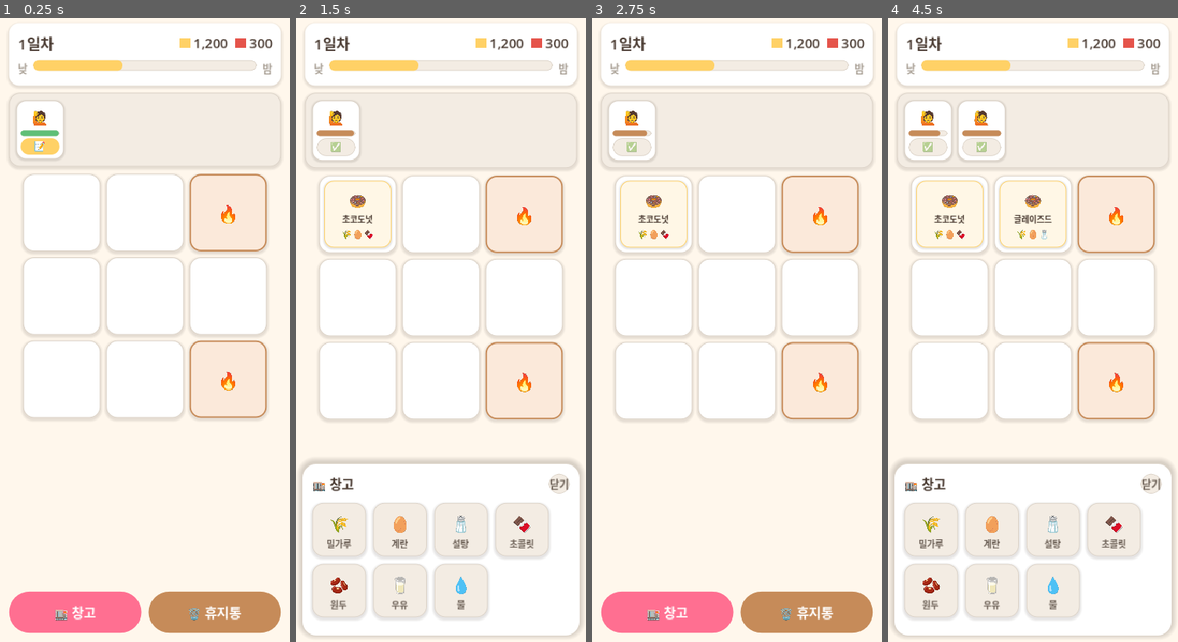
Above: before the commit, frames 1-4 (left to right).
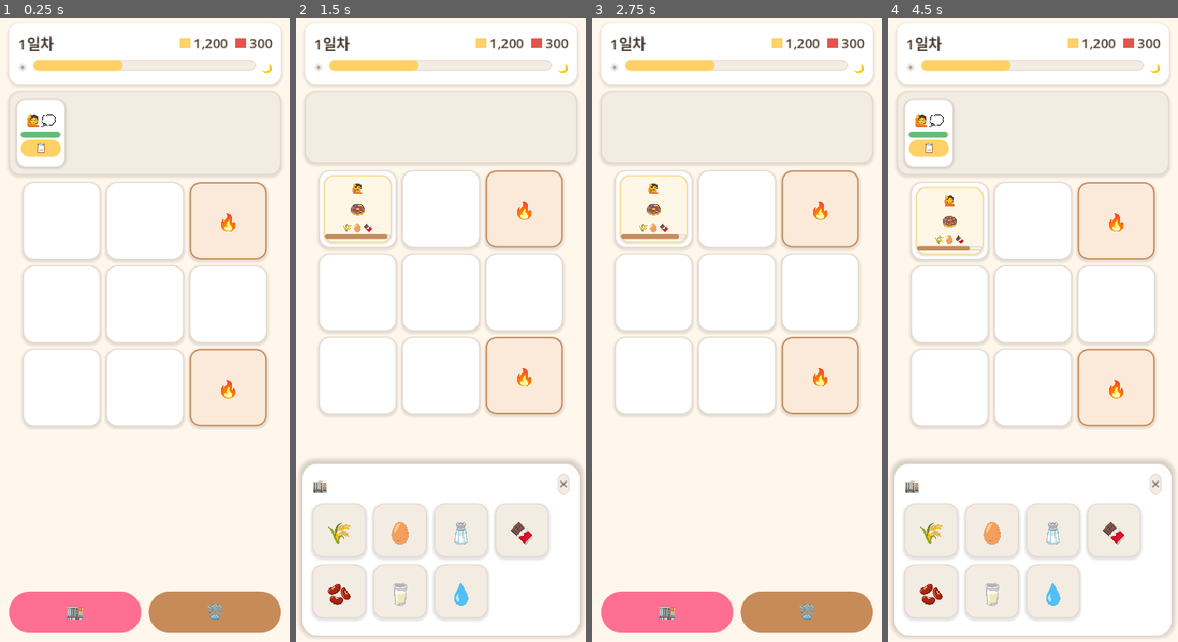
Above: after the commit, the same moments.

Repository: yellyB/game-slot-kitchen
Game: Godot game, scene res://scenes/Main.tscn
The game is run twice, just before and just after one commit, with the same random seed, the same clock (stepped at 60 frames per second) and the same inputs.
Inputs (mouse positions are in pixels of both pictures, inside the frame that each line leads up to):
- Up to frame 1 (0.25 s): no input
- Up to frame 2 (1.5 s): click (336, 149) at 0.5 s, where only the run before the commit has a clickable "📝"; click "🏬 창고" (after the commit: "🏬") at 1.25 s
- Up to frame 3 (2.75 s): click (855, 486) at 2 s, where only the run before the commit has a clickable "닫기"
- Up to frame 4 (4.5 s): click "🗑️ 휴지통" (after the commit: "🗑️") at 2.75 s; click "🏬 창고" (after the commit: "🏬") at 3.5 s; click (980, 149) at 4.25 s, where only the run before the commit has a clickable "📝"

The runs differ from the first frame. In frame 1, 6.3% of the frame differs, in the area x 3-97%, y 6-97%; in frame 2, 8.1%; in frame 3, 6.8%; in frame 4, 12%.

Commit message:
feat: 손님=주문 카드 통합 + 인포그래픽 아이콘화
손님과 주문서를 하나의 엔티티로. 큐 손님은 메뉴 비공개(💭+📋 주문확인
버튼)만, 주문확인 시 큐에서 사라지고 다음 빈 슬롯의 주문 카드로 이동
(얼굴+음식대기 게이지+메뉴 공개). 음식대기 인내심 0이면 카드=손님 통째로
사라짐(슬롯 회복). 인내심 2단계는 Customer(주문대기)/OrderCard(음식대기)로 분리.

인포그래픽 우선: 재료 카드·창고 타일 아이콘만(이름 제거), 버튼 🏬/🗑️,
닫기 ✕, 낮·밤 ☀️🌙.

Co-Authored-By: Claude Opus 4.8 (1M context) <noreply@anthropic.com>

Diff:
--- a/scripts/customer.gd
+++ b/scripts/customer.gd
@@ -1,38 +1,29 @@
 class_name Customer
 extends PanelContainer
-## 손님 큐 카드 — 얼굴 + 인내심 게이지 + 쪽지.
+## 대기열(큐)의 손님. 메뉴는 비공개 — "뭔가 원함(💭)" + 주문확인 버튼(📋)만.
+## 주문 확인 → 슬롯에 주문 카드가 생기고 손님은 큐에서 사라짐(주문 카드로 "이동").
 ##
-## 인내심은 2단계 별도 타이머 (항상 닳음, 정지 없음):
-##   1) 주문 대기(WAITING_ORDER): 쪽지 탭 전까지. 0이면 퇴장(주문 못 받음).
-##   2) 음식 대기(WAITING_DISH): 주문받는 순간 새로 가득 시작 → 서빙까지. 0이면 퇴장.
-## → 1단계를 최대한 버틴 뒤 주문받는 게 총 체류시간 이득(리셋 때문).
+## 인내심(주문 대기)은 여기서만 닳음. 0이면 퇴장(주문 못 받음).
+## 음식 대기 인내심은 OrderCard가 담당(별개 타이머). [[two-phase-patience]]
 
-signal note_tapped(customer: Customer)
+signal confirm_pressed(customer: Customer)
 signal expired(customer: Customer)
 
-enum Phase { WAITING_ORDER, WAITING_DISH }
-
 const PATIENCE_ORDER := 15.0  # 주문 대기 (초) — 나중에 config.gd로
-const PATIENCE_DISH := 20.0   # 음식 대기 (초)
-const LOW_FRAC := 0.3         # 이 이하로 남으면 게이지 빨강
+const LOW_FRAC := 0.3
 
 var recipe_id: String
-var order_taken := false
 
-var _phase := Phase.WAITING_ORDER
 var _time_left := PATIENCE_ORDER
-var _max := PATIENCE_ORDER
 var _done := false
-var _fill_color := Palette.SUCCESS
-
+var _fill := Palette.SUCCESS
 var _gauge: ProgressBar
-var _note: Button
 
 func setup(id: String) -> void:
 	recipe_id = id
 
 func _ready() -> void:
-	custom_minimum_size = Vector2(64, 76)
+	custom_minimum_size = Vector2(66, 92)
 	var s := StyleBoxFlat.new()
 	s.bg_color = Palette.WHITE
 	s.set_corner_radius_all(12)
@@ -53,33 +44,33 @@
 	v.add_theme_constant_override("separation", 3)
 	pad.add_child(v)
 
+	# 얼굴 + "뭔가 원함" 힌트(💭) — 메뉴는 숨김
 	var face := Label.new()
-	face.text = "🙋"
+	face.text = "🙋💭"
 	face.mouse_filter = Control.MOUSE_FILTER_IGNORE
-	face.add_theme_font_size_override("font_size", 22)
+	face.add_theme_font_size_override("font_size", 20)
 	face.horizontal_alignment = HORIZONTAL_ALIGNMENT_CENTER
 	v.add_child(face)
 
 	_gauge = ProgressBar.new()
 	_gauge.min_value = 0
-	_gauge.max_value = _max
-	_gauge.value = _time_left
+	_gauge.max_value = PATIENCE_ORDER
+	_gauge.value = PATIENCE_ORDER
 	_gauge.show_percentage = false
 	_gauge.custom_minimum_size = Vector2(0, 8)
 	_gauge.add_theme_stylebox_override("background", _pill(Palette.GRAY100, Palette.GRAY300))
-	_gauge.add_theme_stylebox_override("fill", _pill(_fill_color))
+	_gauge.add_theme_stylebox_override("fill", _pill(_fill))
 	v.add_child(_gauge)
 
-	_note = Button.new()
-	_note.text = "📝"
-	_note.add_theme_font_size_override("font_size", 15)
-	_note.add_theme_color_override("font_color", Palette.TEXT)
-	_note.add_theme_stylebox_override("normal", _pill(Palette.ACCENT))
-	_note.add_theme_stylebox_override("hover", _pill(Palette.ACCENT.lightened(0.12)))
-	_note.add_theme_stylebox_override("pressed", _pill(Palette.ACCENT.darkened(0.1)))
-	_note.add_theme_stylebox_override("disabled", _pill(Palette.GRAY100, Palette.GRAY300))
-	_note.pressed.connect(func(): note_tapped.emit(self))
-	v.add_child(_note)
+	# 주문 확인 버튼 (아이콘)
+	var confirm := Button.new()
+	confirm.text = "📋"
+	confirm.add_theme_font_size_override("font_size", 16)
+	confirm.add_theme_stylebox_override("normal", _pill(Palette.ACCENT))
+	confirm.add_theme_stylebox_override("hover", _pill(Palette.ACCENT.lightened(0.12)))
+	confirm.add_theme_stylebox_override("pressed", _pill(Palette.ACCENT.darkened(0.1)))
+	confirm.pressed.connect(func(): confirm_pressed.emit(self))
+	v.add_child(confirm)
 
 
 func _process(delta: float) -> void:
@@ -87,33 +78,14 @@
 		return
 	_time_left -= delta
 	_gauge.value = _time_left
-	_refresh_fill()
+	var col := Palette.DANGER if _time_left <= PATIENCE_ORDER * LOW_FRAC else Palette.SUCCESS
+	if col != _fill:
+		_fill = col
+		_gauge.add_theme_stylebox_override("fill", _pill(col))
 	if _time_left <= 0.0:
 		_done = true
 		set_process(false)
 		expired.emit(self)
-
-
-## 주문받음 → 음식 대기 단계로 전환, 인내심 새로 가득.
-func mark_order_taken() -> void:
-	order_taken = true
-	_note.disabled = true
-	_note.text = "✅"
-
-	_phase = Phase.WAITING_DISH
-	_max = PATIENCE_DISH
-	_time_left = PATIENCE_DISH
-	_gauge.max_value = _max
-	_gauge.value = _time_left
-	_refresh_fill()
-
-
-func _refresh_fill() -> void:
-	var base := Palette.SUCCESS if _phase == Phase.WAITING_ORDER else Palette.SUB
-	var col := Palette.DANGER if _time_left <= _max * LOW_FRAC else base
-	if col != _fill_color:
-		_fill_color = col
-		_gauge.add_theme_stylebox_override("fill", _pill(col))
 
 
 func _pill(bg: Color, border: Color = Color.TRANSPARENT) -> StyleBoxFlat:
--- a/scripts/ingredient_card.gd
+++ b/scripts/ingredient_card.gd
@@ -15,25 +15,12 @@
 	return str(Ingredients.get_def(ing_id).get("icon", "?"))
 
 func _build_content() -> void:
-	var def := Ingredients.get_def(ing_id)
-
-	var v := VBoxContainer.new()
-	v.mouse_filter = Control.MOUSE_FILTER_IGNORE
-	v.alignment = BoxContainer.ALIGNMENT_CENTER
-	v.add_theme_constant_override("separation", 2)
-	add_child(v)
-
+	# 인포그래픽 우선 — 아이콘만(이름 텍스트 없음). [[infographic-not-text]]
 	var icon := Label.new()
-	icon.text = str(def.get("icon", "?"))
+	icon.text = str(Ingredients.get_def(ing_id).get("icon", "?"))
 	icon.mouse_filter = Control.MOUSE_FILTER_IGNORE
-	icon.add_theme_font_size_override("font_size", 30)
+	icon.add_theme_font_size_override("font_size", 40)
 	icon.horizontal_alignment = HORIZONTAL_ALIGNMENT_CENTER
-	v.add_child(icon)
-
-	var name_lbl := Label.new()
-	name_lbl.text = str(def.get("name", ing_id))
-	name_lbl.mouse_filter = Control.MOUSE_FILTER_IGNORE
-	name_lbl.add_theme_font_size_override("font_size", 13)
-	name_lbl.add_theme_color_override("font_color", Palette.TEXT)
-	name_lbl.horizontal_alignment = HORIZONTAL_ALIGNMENT_CENTER
-	v.add_child(name_lbl)
+	icon.vertical_alignment = VERTICAL_ALIGNMENT_CENTER
+	icon.set_anchors_and_offsets_preset(Control.PRESET_FULL_RECT)
+	add_child(icon)
--- a/scripts/ingredient_tile.gd
+++ b/scripts/ingredient_tile.gd
@@ -14,28 +14,15 @@
 	toggle_mode = false
 	_apply_style()
 
-	var v := VBoxContainer.new()
-	v.mouse_filter = Control.MOUSE_FILTER_IGNORE
-	v.set_anchors_and_offsets_preset(Control.PRESET_FULL_RECT)
-	v.alignment = BoxContainer.ALIGNMENT_CENTER
-	v.add_theme_constant_override("separation", 2)
-	add_child(v)
-
-	var def := Ingredients.get_def(ing_id)
+	# 인포그래픽 우선 — 아이콘만(이름 텍스트 없음). [[infographic-not-text]]
 	var icon := Label.new()
-	icon.text = str(def.get("icon", "?"))
+	icon.text = str(Ingredients.get_def(ing_id).get("icon", "?"))
 	icon.mouse_filter = Control.MOUSE_FILTER_IGNORE
-	icon.add_theme_font_size_override("font_size", 26)
+	icon.set_anchors_and_offsets_preset(Control.PRESET_FULL_RECT)
+	icon.add_theme_font_size_override("font_size", 34)
 	icon.horizontal_alignment = HORIZONTAL_ALIGNMENT_CENTER
-	v.add_child(icon)
-
-	var name_lbl := Label.new()
-	name_lbl.text = str(def.get("name", ing_id))
-	name_lbl.mouse_filter = Control.MOUSE_FILTER_IGNORE
-	name_lbl.add_theme_font_size_override("font_size", 12)
-	name_lbl.add_theme_color_override("font_color", Palette.GRAY700)
-	name_lbl.horizontal_alignment = HORIZONTAL_ALIGNMENT_CENTER
-	v.add_child(name_lbl)
+	icon.vertical_alignment = VERTICAL_ALIGNMENT_CENTER
+	add_child(icon)
 
 	pressed.connect(func(): Move.on_click(self))
 
--- a/scripts/main.gd
+++ b/scripts/main.gd
@@ -100,7 +100,7 @@
 	hours.add_theme_constant_override("separation", 8)
 	box.add_child(hours)
 
-	hours.add_child(_label("낮", 14, false, Palette.GRAY500))
+	hours.add_child(_label("☀️", 14, false, Palette.GRAY500))
 
 	var bar := ProgressBar.new()
 	bar.min_value = 0
@@ -113,7 +113,7 @@
 	bar.add_theme_stylebox_override("fill", _pill_box(Palette.ACCENT))
 	hours.add_child(bar)
 
-	hours.add_child(_label("밤", 14, false, Palette.GRAY500))
+	hours.add_child(_label("🌙", 14, false, Palette.GRAY500))
 
 	return panel
 
@@ -164,12 +164,12 @@
 	row.add_theme_constant_override("separation", 10)
 
 	_warehouse_btn = _make_bottom_button(Palette.MAIN)
-	_warehouse_btn.text = "🏬 창고"
+	_warehouse_btn.text = "🏬"
 	_warehouse_btn.pressed.connect(_toggle_warehouse)
 	row.add_child(_warehouse_btn)
 
 	_trash_btn = TrashButton.new()
-	_trash_btn.text = "🗑️ 휴지통"
+	_trash_btn.text = "🗑️"
 	_style_bottom_button(_trash_btn, Palette.SUB)
 	row.add_child(_trash_btn)
 
@@ -211,13 +211,13 @@
 
 	var header := HBoxContainer.new()
 	v.add_child(header)
-	header.add_child(_label("🏬 창고", 18, true))
+	header.add_child(_label("🏬", 20, true))
 	var gap := Control.new()
 	gap.size_flags_horizontal = Control.SIZE_EXPAND_FILL
 	header.add_child(gap)
 	var close := Button.new()
-	close.text = "닫기"
-	close.add_theme_font_size_override("font_size", 14)
+	close.text = "✕"
+	close.add_theme_font_size_override("font_size", 16)
 	close.add_theme_color_override("font_color", Palette.GRAY700)
 	close.add_theme_stylebox_override("normal", _pill_box(Palette.GRAY100, Palette.GRAY300))
 	close.add_theme_stylebox_override("hover", _pill_box(Palette.GRAY300))
@@ -258,28 +258,36 @@
 		return
 	var c := Customer.new()
 	c.setup(Recipes.random_id())
-	c.note_tapped.connect(_on_note_tapped)
+	c.confirm_pressed.connect(_on_confirm_order)
 	c.expired.connect(_on_customer_expired)
 	_queue_row.add_child(c)
 
 
-## 쪽지 탭 → 주문서 티켓을 다음 빈 슬롯에. 손님은 큐에 그대로.
-func _on_note_tapped(customer: Customer) -> void:
-	if customer.order_taken:
-		return
+## 주문 확인 → 손님이 큐에서 사라지고 다음 빈 슬롯의 주문 카드로 "이동".
+func _on_confirm_order(customer: Customer) -> void:
 	var slot := _first_empty_slot()
 	if slot == null:
 		return  # 빈 슬롯 없음 (나중에 Toast)
-	var ticket := OrderCard.new()
-	ticket.setup(customer.recipe_id)
-	slot.place_card(ticket)
-	customer.mark_order_taken()
+	var order := OrderCard.new()
+	order.setup(customer.recipe_id)
+	order.expired.connect(_on_order_expired)
+	slot.place_card(order)
+	customer.queue_free()
 	_refresh_tiles()
 
 
-## 인내심 0 → 손님 퇴장 (손실 처리는 D5/D6에서).
+## 주문 대기 인내심 0 → 손님 퇴장 (아직 주문 안 받음).
 func _on_customer_expired(customer: Customer) -> void:
 	customer.queue_free()
+
+
+## 음식 대기 인내심 0 → 주문 카드(=손님) 통째로 사라짐, 슬롯 회복.
+func _on_order_expired(order: OrderCard) -> void:
+	var holder := order.get_parent()
+	if holder:
+		holder.remove_child(order)
+	order.queue_free()
+	_refresh_tiles()
 
 
 func _first_empty_slot() -> Slot:
@@ -341,7 +349,7 @@
 func _style_bottom_button(b: Button, color: Color) -> void:
 	b.custom_minimum_size = Vector2(0, 56)
 	b.size_flags_horizontal = Control.SIZE_EXPAND_FILL
-	b.add_theme_font_size_override("font_size", 18)
+	b.add_theme_font_size_override("font_size", 24)
 	b.add_theme_color_override("font_color", Palette.WHITE)
 	b.add_theme_color_override("font_hover_color", Palette.WHITE)
 	b.add_theme_color_override("font_pressed_color", Palette.WHITE)
--- a/scripts/order_card.gd
+++ b/scripts/order_card.gd
@@ -1,9 +1,21 @@
 class_name OrderCard
 extends Card
-## 슬롯에 놓이는 주문서 티켓 — 요리명 + 필요재료 표시.
-## 이동은 가능하지만 휴지통엔 못 버림(재료만 버릴 수 있음).
+## 슬롯에 놓인 주문 카드 = 큐에서 이동해 온 손님.
+## 손님 얼굴 + 음식 대기 인내심 게이지 + 주문 메뉴(요리 아이콘 + 필요재료 아이콘).
+## 음식 대기 인내심이 0이면 카드(=손님) 통째로 사라짐. [[two-phase-patience]]
+## 이동은 가능(Card 상속)하나 휴지통엔 못 버림.
+
+signal expired(card: OrderCard)
+
+const PATIENCE_DISH := 20.0  # 음식 대기 (초) — 나중에 config.gd로
+const LOW_FRAC := 0.3
 
 var recipe_id: String
+
+var _time_left := PATIENCE_DISH
+var _done := false
+var _fill := Palette.SUB
+var _gauge: ProgressBar
 
 func setup(id: String) -> void:
 	recipe_id = id
@@ -15,7 +27,7 @@
 	return str(Recipes.get_def(recipe_id).get("icon", "?"))
 
 func _build_content() -> void:
-	# 주문서 티켓 느낌: 크림빛 배경 + 액센트 테두리
+	# 주문 카드 느낌: 크림빛 배경 + 액센트 테두리
 	_style.bg_color = Color("FFF7E6")
 	_style.border_color = Palette.ACCENT
 
@@ -27,21 +39,23 @@
 	v.add_theme_constant_override("separation", 1)
 	add_child(v)
 
-	var icon := Label.new()
-	icon.text = str(def.get("icon", "?"))
-	icon.mouse_filter = Control.MOUSE_FILTER_IGNORE
-	icon.add_theme_font_size_override("font_size", 24)
-	icon.horizontal_alignment = HORIZONTAL_ALIGNMENT_CENTER
-	v.add_child(icon)
+	# 손님 얼굴
+	var face := Label.new()
+	face.text = "🙋"
+	face.mouse_filter = Control.MOUSE_FILTER_IGNORE
+	face.add_theme_font_size_override("font_size", 16)
+	face.horizontal_alignment = HORIZONTAL_ALIGNMENT_CENTER
+	v.add_child(face)
 
-	var name_lbl := Label.new()
-	name_lbl.text = str(def.get("name", recipe_id))
-	name_lbl.mouse_filter = Control.MOUSE_FILTER_IGNORE
-	name_lbl.add_theme_font_size_override("font_size", 11)
-	name_lbl.add_theme_color_override("font_color", Palette.TEXT)
-	name_lbl.horizontal_alignment = HORIZONTAL_ALIGNMENT_CENTER
-	v.add_child(name_lbl)
+	# 주문 메뉴: 요리 아이콘
+	var dish := Label.new()
+	dish.text = str(def.get("icon", "?"))
+	dish.mouse_filter = Control.MOUSE_FILTER_IGNORE
+	dish.add_theme_font_size_override("font_size", 22)
+	dish.horizontal_alignment = HORIZONTAL_ALIGNMENT_CENTER
+	v.add_child(dish)
 
+	# 필요재료 아이콘들
 	var reqs := HBoxContainer.new()
 	reqs.mouse_filter = Control.MOUSE_FILTER_IGNORE
 	reqs.alignment = BoxContainer.ALIGNMENT_CENTER
@@ -51,5 +65,42 @@
 		var mi := Label.new()
 		mi.text = str(Ingredients.get_def(iid).get("icon", "?"))
 		mi.mouse_filter = Control.MOUSE_FILTER_IGNORE
-		mi.add_theme_font_size_override("font_size", 14)
+		mi.add_theme_font_size_override("font_size", 13)
 		reqs.add_child(mi)
+
+	# 음식 대기 인내심 게이지
+	_gauge = ProgressBar.new()
+	_gauge.min_value = 0
+	_gauge.max_value = PATIENCE_DISH
+	_gauge.value = PATIENCE_DISH
+	_gauge.show_percentage = false
+	_gauge.custom_minimum_size = Vector2(0, 6)
+	_gauge.mouse_filter = Control.MOUSE_FILTER_IGNORE
+	_gauge.add_theme_stylebox_override("background", _pill(Palette.GRAY100, Palette.GRAY300))
+	_gauge.add_theme_stylebox_override("fill", _pill(_fill))
+	v.add_child(_gauge)
+
+
+func _process(delta: float) -> void:
+	if _done:
+		return
+	_time_left -= delta
+	_gauge.value = _time_left
+	var col := Palette.DANGER if _time_left <= PATIENCE_DISH * LOW_FRAC else Palette.SUB
+	if col != _fill:
+		_fill = col
+		_gauge.add_theme_stylebox_override("fill", _pill(col))
+	if _time_left <= 0.0:
+		_done = true
+		set_process(false)
+		expired.emit(self)
+
+
+func _pill(bg: Color, border: Color = Color.TRANSPARENT) -> StyleBoxFlat:
+	var s := StyleBoxFlat.new()
+	s.bg_color = bg
+	s.set_corner_radius_all(999)
+	if border.a > 0.0:
+		s.set_border_width_all(1)
+		s.border_color = border
+	return s
